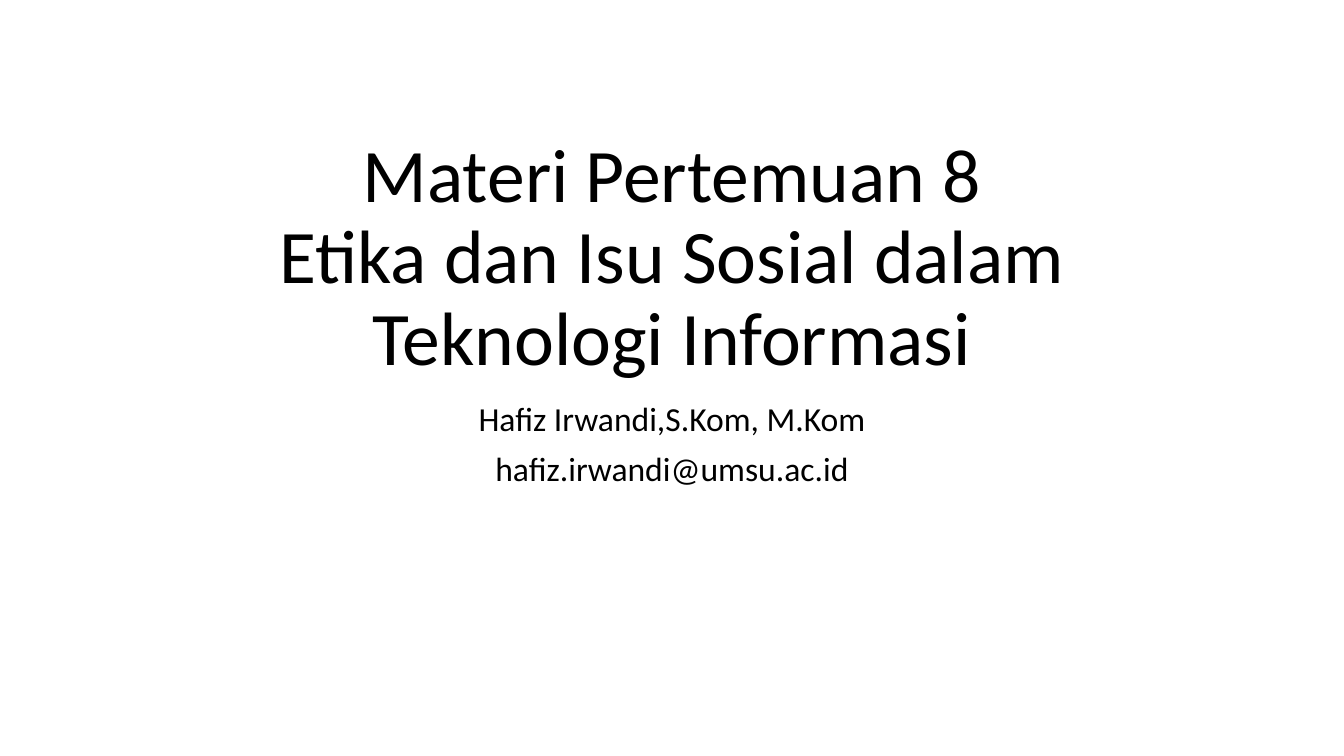
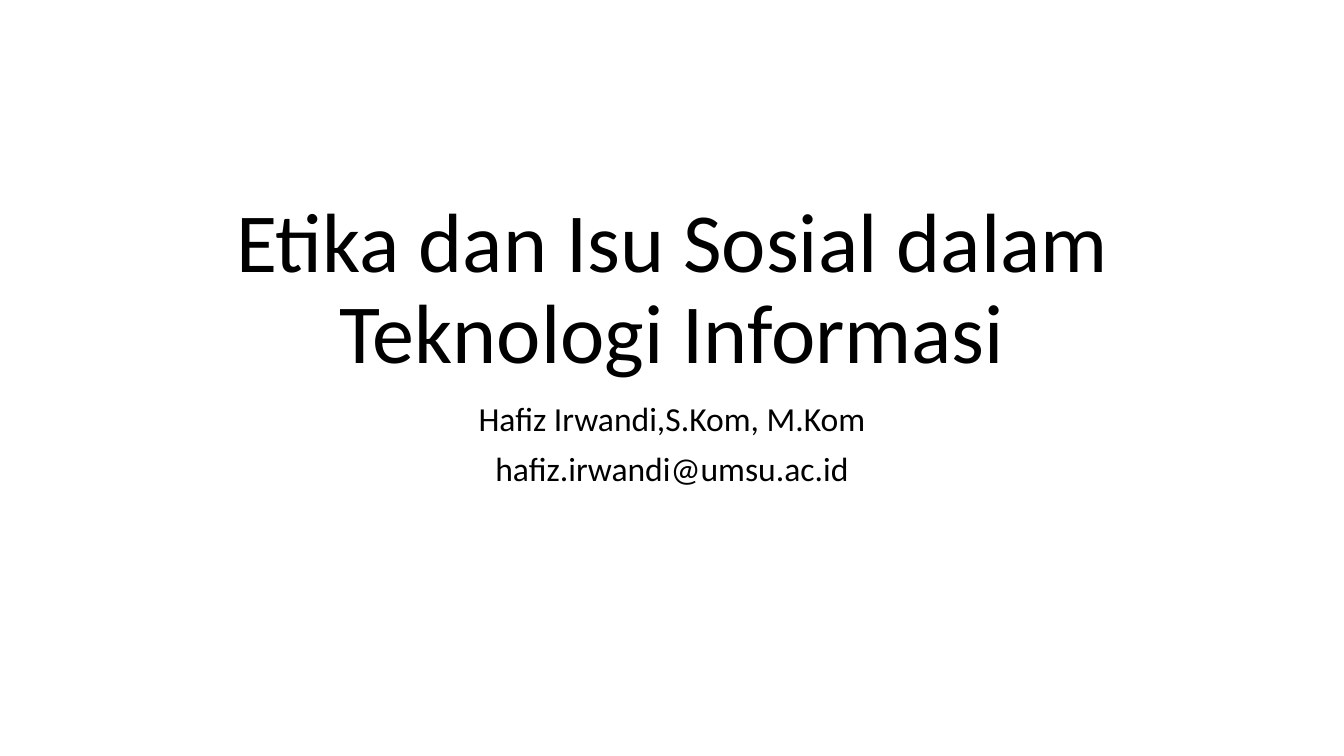
Before and after one commit to hafizirwandi/PengantarTeknologiSistemInformasi, a slide deck: slide 1 of 8. Etika dan Isu Sosial dalam Teknologi Informasi.pptx. Drawn at 1344x756 pixels with LibreOffice and Linux fonts; fonts in the diff are those of the drawing. Boxes give left, top, right and bottom in pixels: in the first picture for what was removed or moved away, otherwise in the second. Text is boxed around its words. In the diff, an @@ line names an element or a change of style, - is before the commit and + after.

```diff
--- a/8. Etika dan Isu Sosial dalam Teknologi Informasi.pptx
+++ b/8. Etika dan Isu Sosial dalam Teknologi Informasi.pptx
@@ title at (236, 213, 1108, 378): text changed; size 54 to 60 pt @@
-Materi Pertemuan 8
-Etika dan Isu Sosial dalam Teknologi Informasi
+Etika dan Isu Sosial dalam Teknologi Informasi
```
Also in this commit, not shown: 2 other slides changed, 7 slides added, 1 slide removed, 6 other files.
